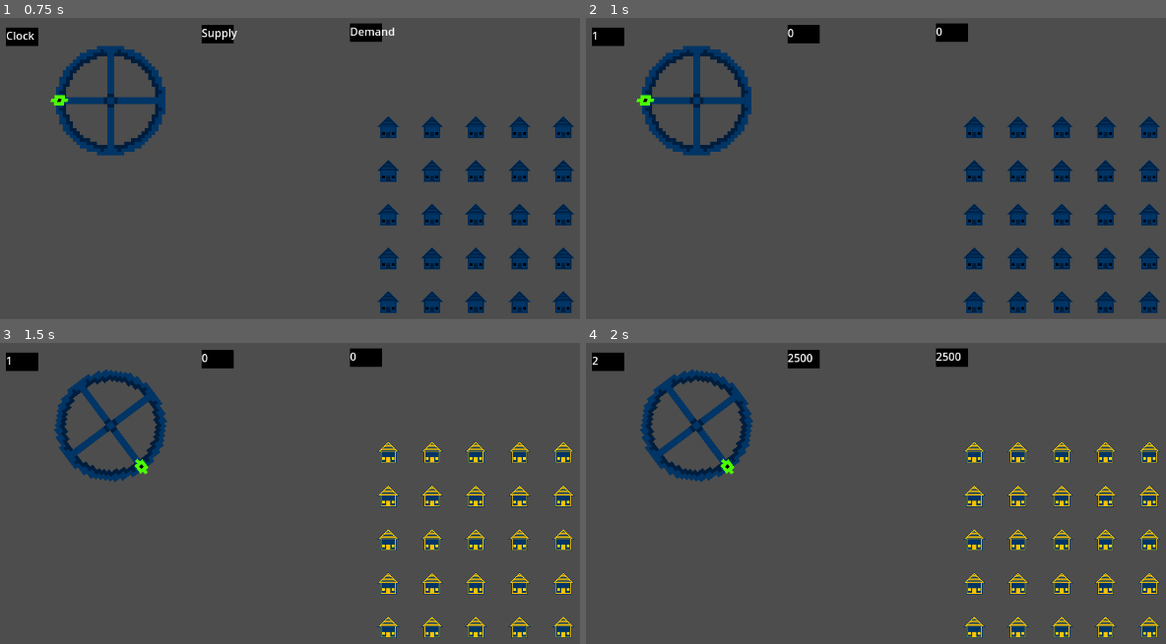
Above: before the commit, frames 1-4 (two rows, left to right).
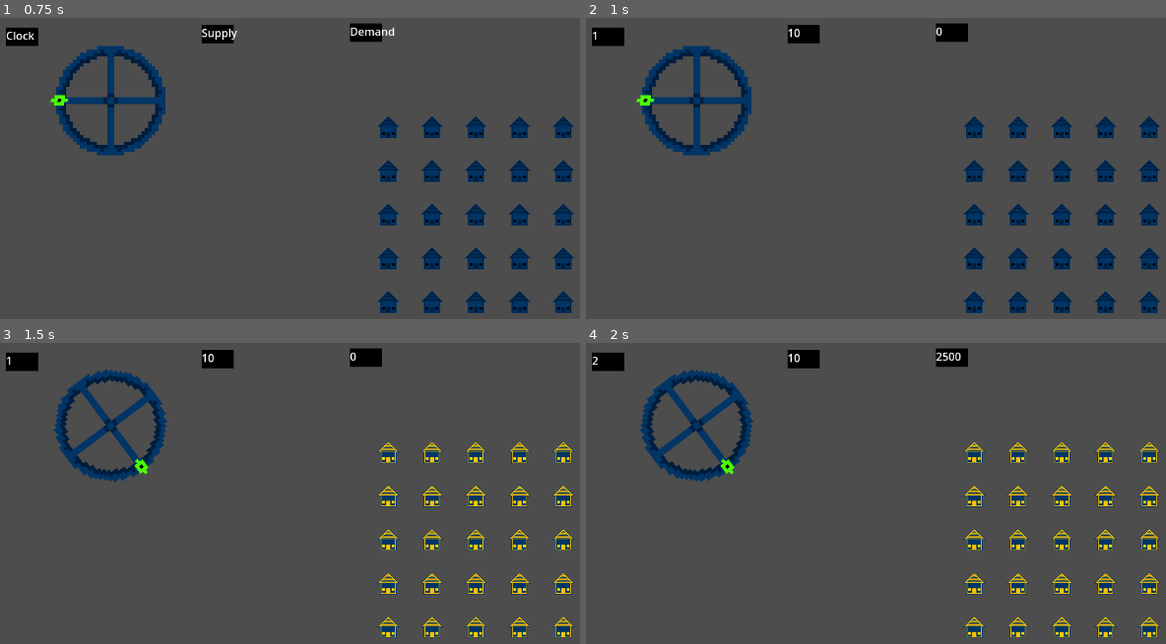
Above: after the commit, the same moments.

Repository: CWmain/BigModeGameJam2025
Game: Godot game, scene res://Levels/main_scene.tscn
The game is run twice, just before and just after one commit, with the same random seed, the same clock (stepped at 60 frames per second) and the same inputs.
Inputs (mouse positions are in pixels of both pictures, inside the frame that each line leads up to):
- Up to frame 1 (0.75 s): tap Enter at 0.5 s; move the mouse to (58, 99) at 0.52 s; press the mouse at (58, 99) at 0.53 s
- Up to frame 2 (1 s): no input
- Up to frame 3 (1.5 s): tap Space at 1.25 s; move the mouse to (232, 586) at 1.27 s; release the mouse at (232, 586) at 1.28 s; tap T (Test_Click) at 1.35 s
- Up to frame 4 (2 s): no input

Frame 1 is identical in both runs. In frame 2, less than 0.1% of the frame differs, in the area x 34-37%, y 3-7%; in frame 3, less than 0.1%; in frame 4, less than 0.1%, in the area x 34-40%, y 3-7%.

Commit message:
Completed supplyManager, which updates its corressponding sign based on the total supply given from all objects in group supplier. Need to rethink how supply will be measured / added but a good temp for now

Diff:
--- a/Levels/main_scene.tscn
+++ b/Levels/main_scene.tscn
@@ -1,8 +1,9 @@
-[gd_scene load_steps=8 format=3 uid="uid://hyb3vvce52a8"]
+[gd_scene load_steps=9 format=3 uid="uid://hyb3vvce52a8"]
 
 [ext_resource type="PackedScene" uid="uid://3ywwd2acq657" path="res://Objects/Managers/DemandManager/demand_manager.tscn" id="2_rhm0s"]
 [ext_resource type="PackedScene" uid="uid://02bikho87cuj" path="res://Objects/House/house_factory.tscn" id="3_0jk0m"]
 [ext_resource type="PackedScene" uid="uid://bik1qhl8twixa" path="res://Objects/Wheel/wheel.tscn" id="3_3j2tn"]
+[ext_resource type="PackedScene" uid="uid://kd44uomi0c6u" path="res://Objects/Managers/SupplyManger/supply_manager.tscn" id="3_piu73"]
 [ext_resource type="PackedScene" uid="uid://cx2ksu7yukllp" path="res://Objects/LevelTimer/level_timer.tscn" id="4_d0kj3"]
 [ext_resource type="PackedScene" uid="uid://dlscus0ab1wi7" path="res://Objects/Displays/Clock/clock.tscn" id="5_7ud24"]
 [ext_resource type="PackedScene" uid="uid://dxxdrcyoky3nn" path="res://Objects/Displays/Demand/demand.tscn" id="6_bm4fj"]
@@ -11,6 +12,9 @@
 [node name="MainScene" type="Node2D"]
 
 [node name="DemandManager" parent="." node_paths=PackedStringArray("timer") instance=ExtResource("2_rhm0s")]
+timer = NodePath("../LevelTimer")
+
+[node name="SupplyManager" parent="." node_paths=PackedStringArray("timer") instance=ExtResource("3_piu73")]
 timer = NodePath("../LevelTimer")
 
 [node name="HouseFactory" parent="." instance=ExtResource("3_0jk0m")]
@@ -36,6 +40,6 @@
 position = Vector2(519, 8)
 dm = NodePath("../../DemandManager")
 
-[node name="Supply" parent="Displays" node_paths=PackedStringArray("dm") instance=ExtResource("7_ik7vq")]
+[node name="Supply" parent="Displays" node_paths=PackedStringArray("sm") instance=ExtResource("7_ik7vq")]
 position = Vector2(302, 10)
-dm = NodePath("../../DemandManager")
+sm = NodePath("../../SupplyManager")
--- a/Objects/Displays/Supply/supply.gd
+++ b/Objects/Displays/Supply/supply.gd
@@ -1,11 +1,11 @@
 extends Node2D
 
-@export var dm: DemandManager
+@export var sm: SupplyManager
 @onready var label = $Label
 
 func _ready():
-	assert(dm != null)
-	dm.updateLabel.connect(_on_updateLabel)
+	assert(sm != null)
+	sm.updateLabel.connect(_on_updateLabel)
 
 func _on_updateLabel():
-	label.text = str(dm.totalDemand)
+	label.text = str(sm.totalSupply)
--- /dev/null
+++ b/Objects/Managers/SupplyManger/supply_manager.gd
@@ -0,0 +1,19 @@
+extends Node
+class_name SupplyManager
+
+@export var timer: LevelTimer
+signal updateLabel
+
+var totalSupply: int = 0
+
+func _ready():
+	assert(timer != null)
+	timer.updateSupply.connect(_on_updateSupply)
+
+func _on_updateSupply():
+	var curSupply: int = 0
+	var suppliers = get_tree().get_nodes_in_group("Supplier")
+	for s in suppliers:
+		curSupply += s.SUPPLY
+	totalSupply = curSupply
+	updateLabel.emit()
--- /dev/null
+++ b/Objects/Managers/SupplyManger/supply_manager.tscn
@@ -0,0 +1,6 @@
+[gd_scene load_steps=2 format=3 uid="uid://kd44uomi0c6u"]
+
+[ext_resource type="Script" path="res://Objects/Managers/SupplyManger/supply_manager.gd" id="1_5gfd5"]
+
+[node name="SupplyManager" type="Node"]
+script = ExtResource("1_5gfd5")
Not shown, added: Objects/Displays/Supply/supF6BE.tmp
